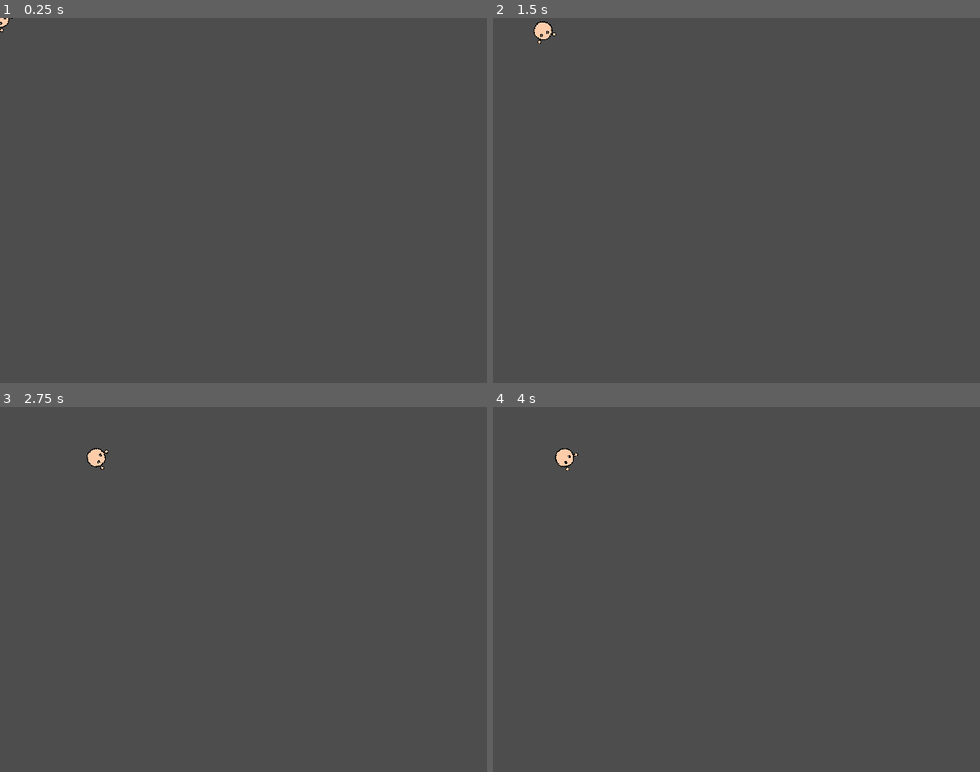
Above: before the commit, frames 1-4 (two rows, left to right).
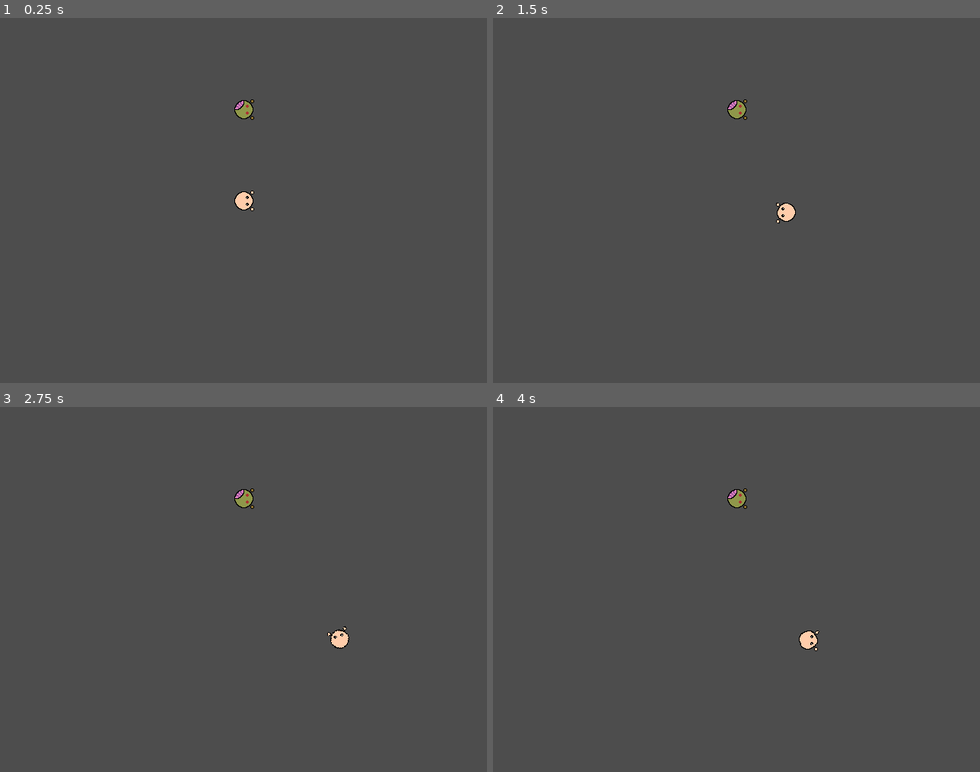
Above: after the commit, the same moments.

Repository: wondertrash/zombwio
Game: Godot game, scene res://main.tscn
Same seed, same stepped clock (60 frames per second), same inputs: the game is played once before the commit and once after it.
Inputs (mouse positions are in pixels of both pictures, inside the frame that each line leads up to):
- Up to frame 1 (0.25 s): no input
- Up to frame 2 (1.5 s): tap Enter at 0.5 s; move the mouse to (843, 182) at 0.52 s; hold D (right) 0.53-1.28 s; tap Alt at 0.6 s; move the mouse to (639, 218) at 1.27 s; hold S (down) from 1.28 s (still down); tap Shift at 1.35 s
- Up to frame 3 (2.75 s): move the mouse to (292, 509) at 2.02 s; release S (down) at 2.03 s; hold D (right) from 2.03 s (still down); tap Alt at 2.1 s
- Up to frame 4 (4 s): move the mouse to (712, 662) at 2.77 s; release D (right) at 2.78 s; hold Up (ui_up) 2.78-3.53 s; tap Shift at 2.85 s; tap Space at 3.5 s; move the mouse to (882, 644) at 3.52 s; hold A (left) from 3.53 s (still down); tap Alt at 3.6 s

The runs differ from the first frame. In frame 1, 0.4% of the frame differs, in the area x 0-53%, y 0-53%; in frame 2, 0.5%; in frame 3, 0.5%, in the area x 17-72%, y 11-67%; in frame 4, 0.5%.

Commit message:
zombie code

Diff:
--- a/zombwio/main.tscn
+++ b/zombwio/main.tscn
@@ -1,10 +1,17 @@
-[gd_scene load_steps=2 format=3 uid="uid://coju2hp6gsoeu"]
+[gd_scene load_steps=4 format=3 uid="uid://coju2hp6gsoeu"]
 
 [ext_resource type="PackedScene" uid="uid://deufn2gdbfua0" path="res://player.tscn" id="1_ig7tw"]
+[ext_resource type="PackedScene" uid="uid://dbbr714tg6ghr" path="res://zombie.tscn" id="2_0xm2m"]
+[ext_resource type="Script" uid="uid://dpu0fxg5wdikm" path="res://zombie.gd" id="3_h2yge"]
 
 [node name="Game" type="Node2D"]
 
 [node name="Player" parent="." instance=ExtResource("1_ig7tw")]
+position = Vector2(320, 240)
 
 [node name="TileMap" type="TileMap" parent="."]
 format = 2
+
+[node name="Zombie" parent="." instance=ExtResource("2_0xm2m")]
+position = Vector2(320, 120)
+script = ExtResource("3_h2yge")
--- a/zombwio/player.gd
+++ b/zombwio/player.gd
@@ -7,6 +7,8 @@
 var speed_multiplier: float = 1.0
 var default_speed: float = 88.0
 var is_dead := false
+func _ready():
+	add_to_group("player")
 func _process(delta):
 	look_at(get_global_mouse_position())
 	direction = Vector2(
--- a/zombwio/player.tscn
+++ b/zombwio/player.tscn
@@ -5,12 +5,14 @@
 [ext_resource type="Texture2D" uid="uid://dwn62x71b6bkj" path="res://images/hands.png" id="3_i3pqv"]
 
 [sub_resource type="CircleShape2D" id="CircleShape2D_sh265"]
+radius = 11.0
 
 [node name="Player" type="CharacterBody2D"]
 script = ExtResource("1_onrkg")
 
 [node name="CollisionShape2D" type="CollisionShape2D" parent="."]
 shape = SubResource("CircleShape2D_sh265")
+disabled = true
 
 [node name="body" type="Sprite2D" parent="."]
 texture = ExtResource("1_4flbx")
--- /dev/null
+++ b/zombwio/zombie.gd
@@ -0,0 +1,25 @@
+extends CharacterBody2D
+@export var move_speed: float = 35.0
+@export var aggro_radius: float = 80.0
+@export var chase_radius: float = 160.0
+var direction: Vector2 = Vector2.ZERO
+var player: Node2D = null
+var is_chasing: bool = false
+func _ready():
+	player = get_tree().get_first_node_in_group("player")
+func _physics_process(delta):
+	if player == null:
+		return
+	var distance_to_player = global_position.distance_to(player.global_position)
+	if distance_to_player <= aggro_radius:
+		is_chasing = true
+	elif distance_to_player > chase_radius:
+		is_chasing = false
+	if is_chasing:
+		direction = (player.global_position - global_position).normalized()
+		var angle = global_position.direction_to(player.global_position).angle()
+		rotation = angle
+	else:
+		direction = Vector2.ZERO
+	velocity = direction * move_speed
+	move_and_slide()
--- /dev/null
+++ b/zombwio/zombie.tscn
@@ -0,0 +1,18 @@
+[gd_scene load_steps=4 format=3 uid="uid://dbbr714tg6ghr"]
+
+[ext_resource type="Texture2D" uid="uid://bhqx26e6invy7" path="res://images/zombie.png" id="1_roy8y"]
+[ext_resource type="Texture2D" uid="uid://dls0k3spiwu1u" path="res://images/zombiehands.png" id="2_jmu02"]
+
+[sub_resource type="CircleShape2D" id="CircleShape2D_roy8y"]
+radius = 11.0
+
+[node name="Zombie" type="CharacterBody2D"]
+
+[node name="CollisionShape2D" type="CollisionShape2D" parent="."]
+shape = SubResource("CircleShape2D_roy8y")
+
+[node name="body" type="Sprite2D" parent="."]
+texture = ExtResource("1_roy8y")
+
+[node name="hands" type="Sprite2D" parent="."]
+texture = ExtResource("2_jmu02")
Binary file added: zombwio/images/zombiehands.png
Not shown, added: zombwio/images/zombiehands.png.import
Not shown, added: zombwio/zombie.gd.uid
